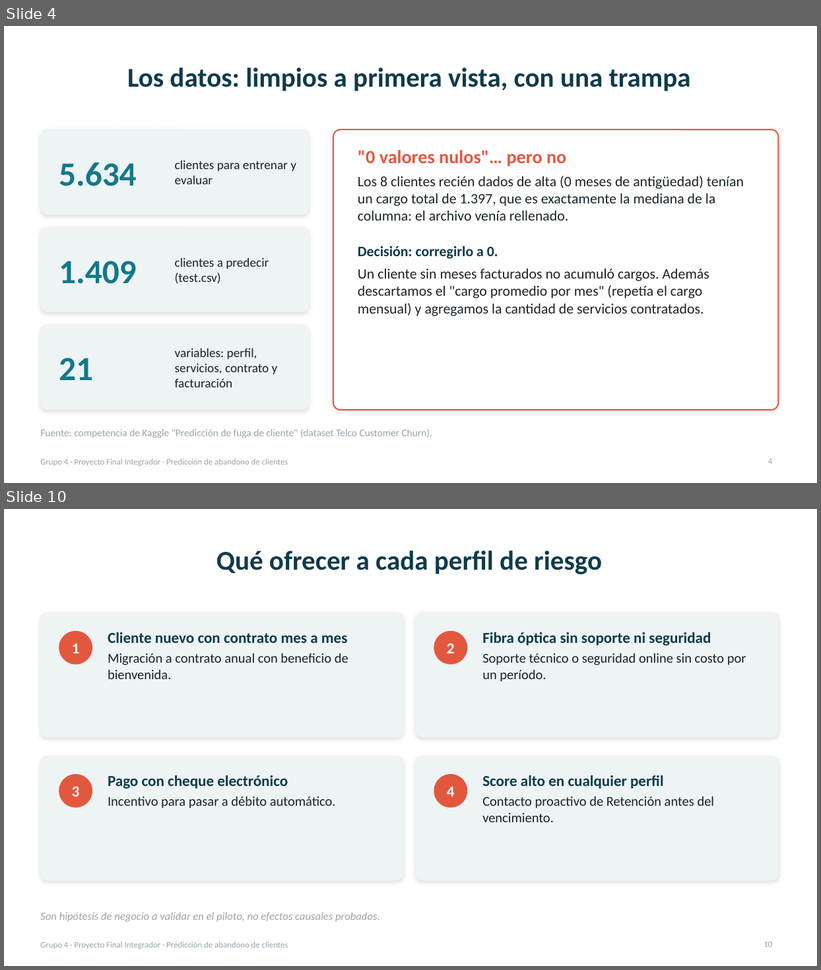
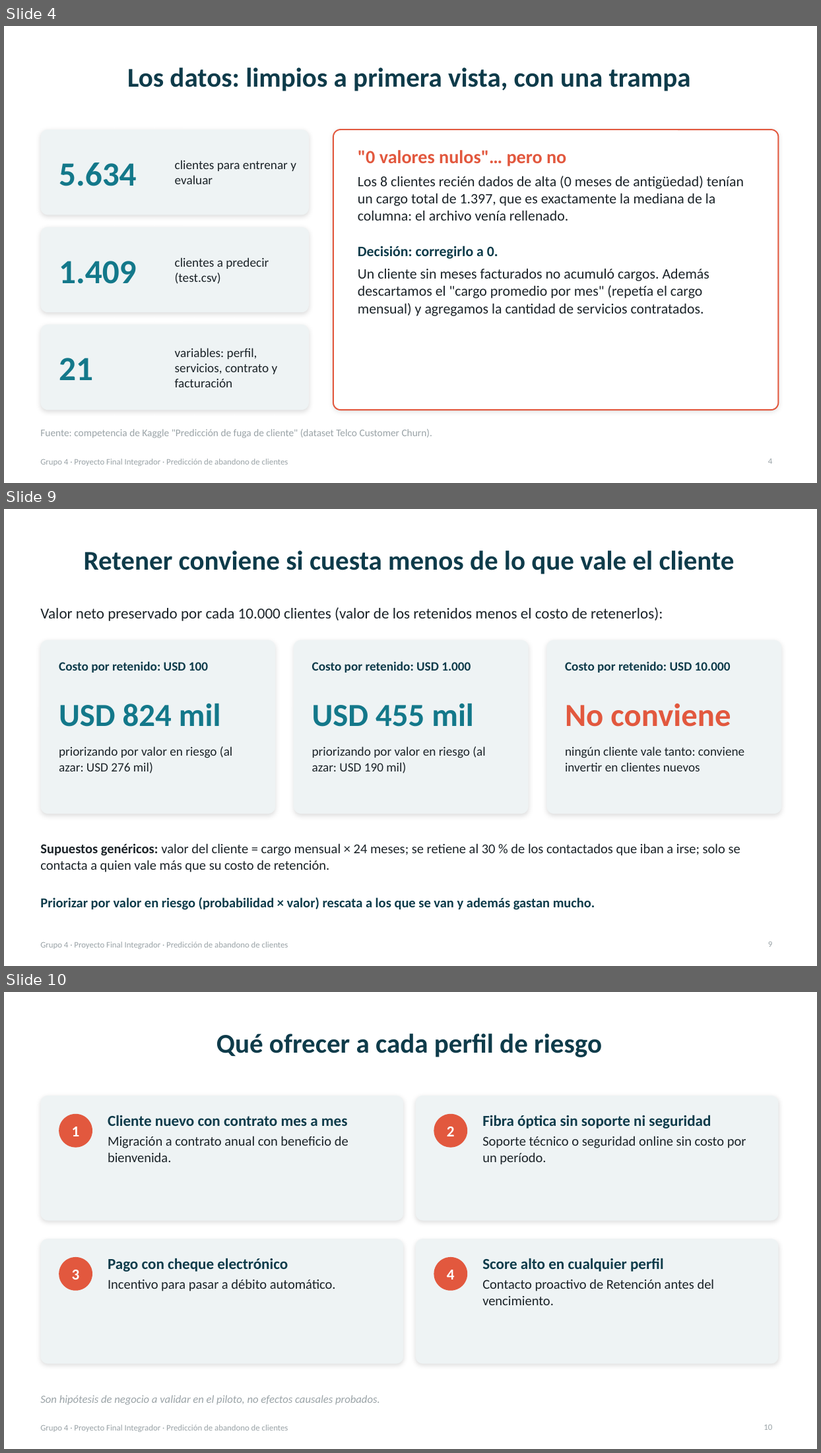
Before and after one commit to jgrozo660/Proyecto-Final-AnalisisDeDatos-UTN, a slide deck: docs/Presentacion_Final_Proyecto_Integrador.pptx. Shown one above the other, each under a label of ours: slides 4 and 10 before the commit, slides 4, 9 and 10 after it; the slides between them are not shown. The pictures are 821x970 and 821x1453 pixels, drawn with LibreOffice and Linux fonts; fonts in the diff are those of the drawing. Boxes give left, top, right and bottom in pixels: in the first picture for what was removed or moved away, otherwise in the second. Text is boxed around its words. In the diff, an @@ line names an element or a change of style, - is before the commit and + after.

Commit message:
Valor del cliente: priorización por valor en riesgo y escenarios de costo por cliente retenido (USD 100, 1.000, 10.000)

```diff
--- a/docs/Presentacion_Final_Proyecto_Integrador.pptx
+++ b/docs/Presentacion_Final_Proyecto_Integrador.pptx
@@ slide 9 added at bbox=[4, 509, 817, 966], background #FFFFFF; not listed: 1 template element that a slide beside it also shows @@
@@ title added at bbox=[84, 551, 735, 574], 32 pt, text #0E3B4A, bold @@
+Retener conviene si cuesta menos de lo que vale el cliente
@@ text added at bbox=[40, 607, 663, 621], 18 pt, text #1B2328 @@
+Valor neto preservado por cada 10.000 clientes (valor de los retenidos menos el costo de retenerlos):
@@ rounded rectangle added at bbox=[40, 640, 275, 814], fill #EEF3F4 @@
@@ rounded rectangle added at bbox=[294, 640, 529, 814], fill #EEF3F4 @@
@@ rounded rectangle added at bbox=[547, 640, 781, 814], fill #EEF3F4 @@
@@ text added at bbox=[59, 661, 208, 673], 15 pt, text #0E3B4A, bold @@
+Costo por retenido: USD 100
@@ text added at bbox=[312, 661, 471, 673], 15 pt, text #0E3B4A, bold @@
+Costo por retenido: USD 1.000
@@ text added at bbox=[565, 661, 731, 673], 15 pt, text #0E3B4A, bold @@
+Costo por retenido: USD 10.000
@@ text added at bbox=[59, 703, 221, 727], 38 pt, text #13788A, bold @@
+USD 824 mil
@@ text added at bbox=[312, 703, 474, 727], 38 pt, text #13788A, bold @@
+USD 455 mil
@@ text added at bbox=[565, 704, 731, 727], 38 pt, text #E2583E, bold @@
+No conviene
@@ text added at bbox=[59, 747, 232, 774], 15 pt, text #1B2328 @@
+priorizando por valor en riesgo (al azar: USD 276 mil)
@@ text added at bbox=[312, 747, 485, 774], 15 pt, text #1B2328 @@
+priorizando por valor en riesgo (al azar: USD 190 mil)
@@ text added at bbox=[565, 747, 745, 772], 15 pt, text #1B2328 @@
+ningún cliente vale tanto: conviene invertir en clientes nuevos
@@ text added at bbox=[40, 844, 741, 873], 16 pt, text #1B2328 @@
+Supuestos genéricos: valor del cliente = cargo mensual × 24 meses; se retiene al 30 % de los contactados que iban a irse; solo se contacta a quien vale más que su costo de retención.
@@ text added at bbox=[40, 898, 595, 910], 16 pt, text #0E3B4A, bold @@
+Priorizar por valor en riesgo (probabilidad × valor) rescata a los que se van y además gastan mucho.
@@ page number added at bbox=[768, 942, 772, 947], 10 pt, text #9AA3A7 @@
+9
```
Also in this commit, not shown: 1 slide removed, 10 other files.
